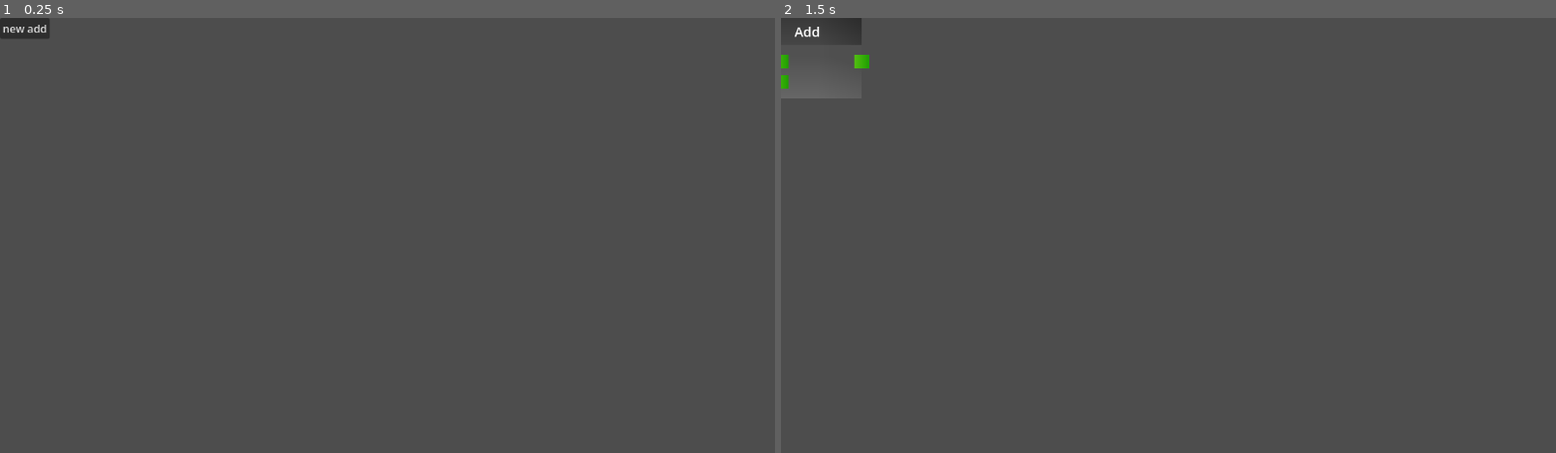
Above: before the commit, frames 1-2 (left to right).
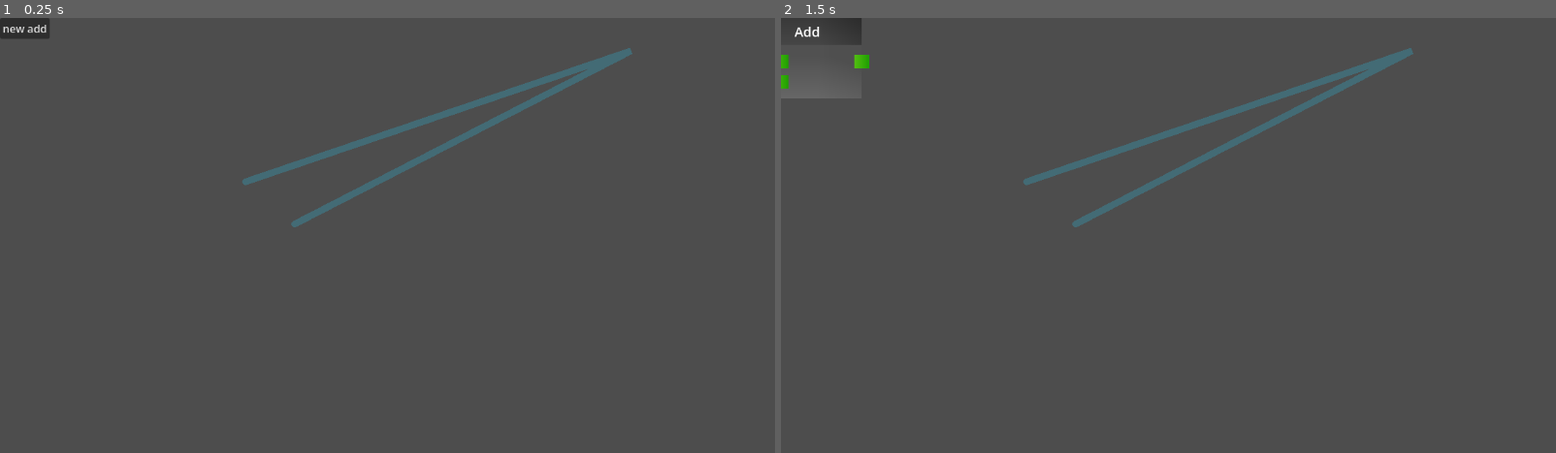
Above: after the commit, the same moments.

Repository: Demented-101/Nodecode_POC
Game: Godot game, scene res://Scenes/Testing.tscn
Two runs of this game, one before a commit and one after it. Both use one fixed random seed, a clock stepped at 60 frames per second and the inputs below.
Inputs:
- Up to frame 1 (0.25 s): no input
- Up to frame 2 (1.5 s): click "new add" at 0.5 s; click "new add" at 1.25 s

The runs differ from the first frame. In frame 1, 1.5% of the frame differs, in the area x 31-82%, y 6-49%; in frame 2, 1.5%.
Error before the commit: Invalid access to property or key 'mouse_entered' on a base object of type 'Nil'. (res://Scripts/CNodePin.gd:34)

Commit message:
Drag system finished

Diff:
--- a/node-code-proj/Scenes/DataPin.tscn
+++ b/node-code-proj/Scenes/DataPin.tscn
@@ -5,9 +5,10 @@
 
 [sub_resource type="StyleBoxEmpty" id="StyleBoxEmpty_5rc5d"]
 
-[node name="DataPin" type="Node2D" unique_id=362425393 node_paths=PackedStringArray("sprite")]
+[node name="DataPin" type="Node2D" unique_id=362425393 node_paths=PackedStringArray("sprite", "drag_zone")]
 script = ExtResource("1_mipun")
 sprite = NodePath("Sprite2D")
+drag_zone = NodePath("Panel")
 
 [node name="Sprite2D" type="Sprite2D" parent="." unique_id=1060774596]
 texture = ExtResource("1_5rc5d")
--- a/node-code-proj/Scenes/Testing.tscn
+++ b/node-code-proj/Scenes/Testing.tscn
@@ -2,6 +2,8 @@
 
 [ext_resource type="Script" uid="uid://b8cy3ihte6rym" path="res://Scripts/cnodespawnbutton.gd" id="2_8e680"]
 [ext_resource type="Script" uid="uid://disnj66wg5h40" path="res://Scripts/C Node Defs/CN_Add.gd" id="3_4y0hx"]
+[ext_resource type="Script" uid="uid://c4dtjon80qlec" path="res://Scripts/BusDragHandler.gd" id="3_8e680"]
+[ext_resource type="Texture2D" uid="uid://b7lofff33r0d3" path="res://Textures/Generated/Gradients/PinGradString.tres" id="4_4y0hx"]
 
 [node name="Node2D" type="Node2D" unique_id=1041673285]
 
@@ -11,3 +13,15 @@
 text = "new add"
 script = ExtResource("2_8e680")
 program_script = ExtResource("3_4y0hx")
+
+[node name="BusDragHandler" type="Node" parent="." unique_id=549591013]
+script = ExtResource("3_8e680")
+metadata/_custom_type_script = "uid://c4dtjon80qlec"
+
+[node name="Line2D" type="Line2D" parent="." unique_id=914567090]
+position = Vector2(593.6001, 170.60002)
+points = PackedVector2Array(-228.6001, 73.39998, 344.3999, -121.60002, -155.6001, 136.39998)
+default_color = Color(0.65882355, 0.65882355, 0.65882355, 0.44705883)
+texture = ExtResource("4_4y0hx")
+begin_cap_mode = 2
+end_cap_mode = 2
--- /dev/null
+++ b/node-code-proj/Scripts/BusDragHandler.gd
@@ -0,0 +1,71 @@
+extends Node
+class_name BusDragHandler
+
+static var instance:BusDragHandler
+
+var click_timer:float = 0
+const hold_duration:float = 0.2
+
+var is_dragging:bool
+var pin:CNodePin
+var line:Line2D
+var hovered_pin:CNodePin
+
+func _ready() -> void:
+	if instance != null: queue_free()
+	instance = self
+
+func _input(event: InputEvent) -> void:
+	if event.is_action(&"L_click"):
+		if event.is_pressed() and hovered_pin != null: start_drag()
+		else: end_drag()
+
+func _process(delta: float) -> void:
+	if is_dragging:
+		click_timer += delta
+		if click_timer > hold_duration: dragging()
+
+func start_drag() -> void:
+	is_dragging = true
+	pin = hovered_pin
+	line = Line2D.new()
+	add_child(line)
+
+	line.z_index = 1
+	pin.z_index = 2
+	line.default_color = Color(0.646, 0.646, 0.646, 0.8)
+	line.width = 5
+
+	line.position = Vector2(0,0)
+	line.hide()
+
+func dragging() -> void:
+	var do_show:bool = (pin.global_position - get_viewport().get_mouse_position()).length() > 10
+	var target_position:Vector2 = hovered_pin.global_position if hovered_pin != null else get_viewport().get_mouse_position()
+
+	line.visible = do_show
+	line.points = [pin.global_position, target_position]
+
+func end_drag() -> void:
+	if !is_dragging: return
+
+	is_dragging = false
+	line.queue_free()
+	pin.z_index = 0
+	click_timer = 0
+
+	if DataBus.check_pin_validity(pin, hovered_pin):
+		var new_bus = DataBus.new()
+
+		if pin.is_output:
+			pin.cnode.add_child(new_bus)
+			new_bus.create(pin, hovered_pin)
+		else:
+			hovered_pin.cnode.add_child(new_bus)
+			new_bus.create(hovered_pin, pin)
+
+func pin_hovered(target_pin:CNodePin) -> void:
+	hovered_pin = target_pin
+
+func pin_hover_ended(target_pin:CNodePin) -> void:
+	if hovered_pin == target_pin: hovered_pin = null
--- a/node-code-proj/Scripts/CNode.gd
+++ b/node-code-proj/Scripts/CNode.gd
@@ -63,9 +63,8 @@
 		program.output_pins.append(new_out_pin)
 
 		new_out_pin.position = Vector2(program.node_width, 65 + (i * 30))
-		new_out_pin.cnode = self
 		new_out_pin.index = i
-		new_out_pin.setup(outputs.values()[i])
+		new_out_pin.setup(outputs.values()[i], self)
 
 	## setup inputs
 	var inputs:Dictionary[String, pinTypes] = program.define_inputs()
@@ -78,7 +77,7 @@
 		program.input_pins.append(new_in_pin)
 
 		new_in_pin.position = Vector2(0, 65 + (i * 30))
-		new_in_pin.setup(inputs.values()[i])
+		new_in_pin.setup(inputs.values()[i], self)
 
 func update_display() -> void:
 	var width:int = program.node_width
--- a/node-code-proj/Scripts/CNodePin.gd
+++ b/node-code-proj/Scripts/CNodePin.gd
@@ -4,9 +4,8 @@
 @export var sprite:Sprite2D
 @export var drag_zone:Control
 
-signal clicked
-signal dragging
-signal drag_released
+signal hover_started(pin:CNodePin)
+signal hover_ended(pin:CNodePin)
 
 var type:CNode.pinTypes
 var is_output:bool
@@ -17,12 +16,6 @@
 var cnode:CNode
 var index:int
 
-var mouse_hovering:bool = false
-var click_timer:float = 0
-const hold_duration:float = 0.5
-var is_dragging:bool = false
-static var drag_in_use:bool = false
-
 var gradients:Dictionary[CNode.pinTypes, Texture] = {
 	CNode.pinTypes.Exc : preload("uid://cshc3blqmgwu3"),
 	CNode.pinTypes.Bool : preload("uid://evradaricva"),
@@ -31,35 +24,19 @@
 }
 
 func _ready() -> void:
-	drag_zone.mouse_entered.connect(func(): mouse_hovering = true)
-	drag_zone.mouse_exited.connect(func(): mouse_hovering = false)
+	drag_zone.mouse_entered.connect(func(): hover_started.emit(self))
+	drag_zone.mouse_exited.connect(func(): hover_ended.emit(self))
 
-func _input(event: InputEvent) -> void:
-	if event.is_action(&"L_click"):
-		if event.is_pressed() and mouse_hovering: start_drag()
-		else: end_drag()
+	var drag_handler:BusDragHandler = BusDragHandler.instance
 
-func start_drag():
-	if drag_in_use: return
-	is_dragging = true
-	drag_in_use = true
+	hover_started.connect(drag_handler.pin_hovered)
+	hover_ended.connect(drag_handler.pin_hover_ended)
 
-func end_drag():
-	if is_dragging:
-		is_dragging = false
-		drag_in_use = false
-
-		if click_timer <= hold_duration: clicked.emit()
-		else: drag_released.emit()
-
-func _process(delta: float) -> void:
-	if is_dragging:
-		click_timer += delta
-		if click_timer > hold_duration: dragging.emit()
-
-func setup(_type:CNode.pinTypes):
+func setup(_type:CNode.pinTypes, _cnode:CNode):
 	type = _type
 	sprite.texture = gradients[type]
+
+	cnode = _cnode
 
 func connected(bus:DataBus) -> void:
 	data_bus = bus
--- a/node-code-proj/Scripts/DataBus.gd
+++ b/node-code-proj/Scripts/DataBus.gd
@@ -3,15 +3,45 @@
 
 var output_pin:CNodePin
 var input_pin:CNodePin
+var line:Line2D
 
 signal Disconnected(_self:DataBus)
+
+var gradients:Dictionary[CNode.pinTypes, Texture] = {
+	CNode.pinTypes.Exc : preload("uid://cshc3blqmgwu3"),
+	CNode.pinTypes.Bool : preload("uid://evradaricva"),
+	CNode.pinTypes.Int : preload("uid://dtq01u6dywh6x"),
+	CNode.pinTypes._String : preload("uid://b7lofff33r0d3")
+}
 
 func create(_out:CNodePin, _in:CNodePin) -> void:
 	output_pin = _out
 	input_pin = _in
+	input_pin.connected(self)
 
-	input_pin.connected(self)
+	line = Line2D.new()
+	add_child(line)
+
+	line.z_index = 2
+	line.width = 4
+	line.begin_cap_mode = Line2D.LINE_CAP_ROUND
+	line.end_cap_mode = Line2D.LINE_CAP_ROUND
+
+	line.default_color = Color(0.9,0.9,0.9,0.8)
+	line.texture = gradients[output_pin.type]
 
 func remove() -> void:
 	Disconnected.emit(self)
 	queue_free()
+
+func _process(_delta: float) -> void:
+	global_position = Vector2(0,0)
+	line.points = [output_pin.global_position, input_pin.global_position]
+
+static func check_pin_validity(pinA:CNodePin, pinB:CNodePin) -> bool:
+	if pinA == null or pinB == null: return false ## validity check
+	if pinA.cnode == pinB.cnode: return false ## cannot be on the same CNode
+	if pinA.type != pinB.type: return false ## must be the same data type
+	if pinA.is_output == pinB.is_output: return false ## two output/input pins cannot connect
+
+	return true
Not shown, changed: node-code-proj/Resources/design template.txt
Not shown, added: node-code-proj/Scripts/BusDragHandler.gd.uid
